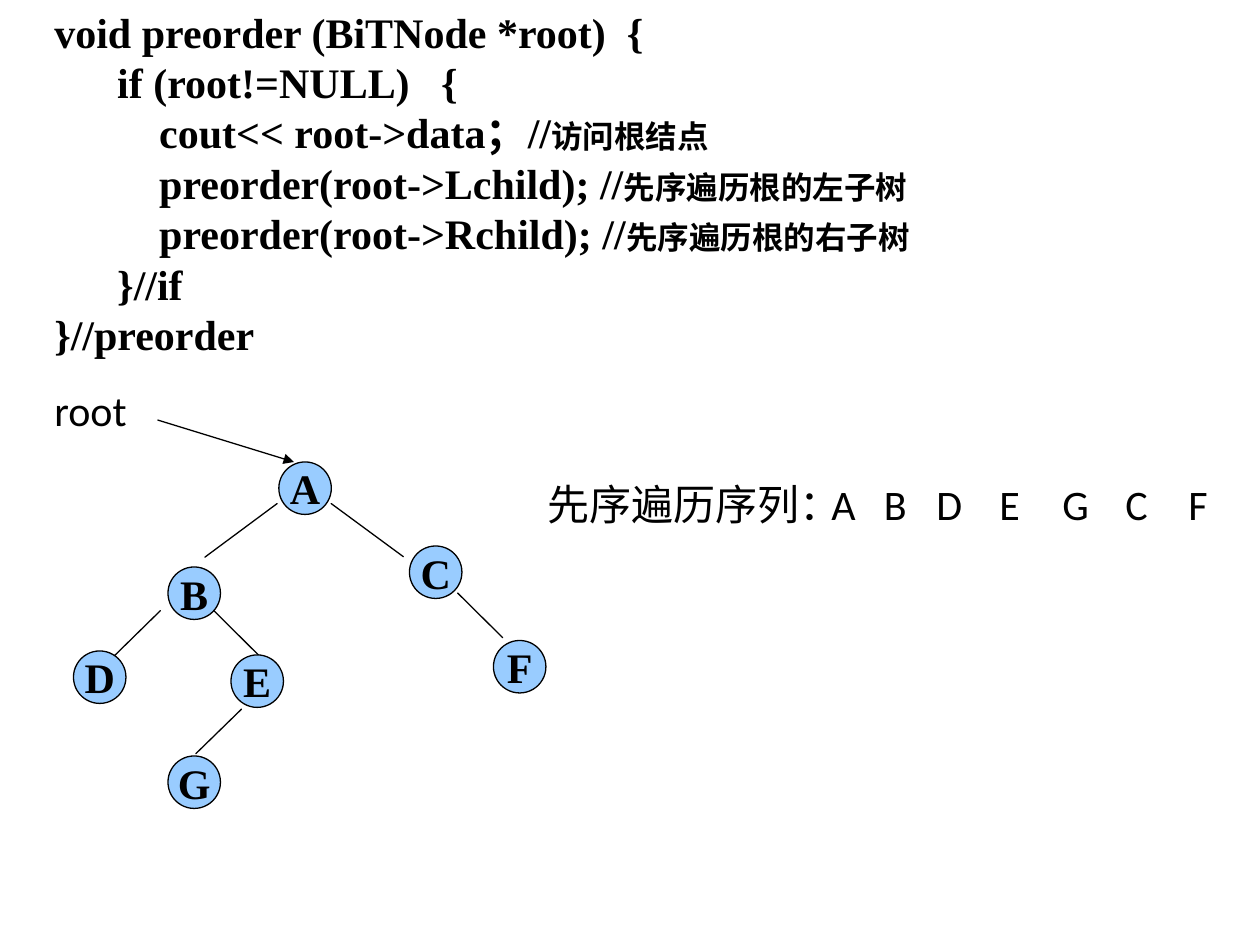
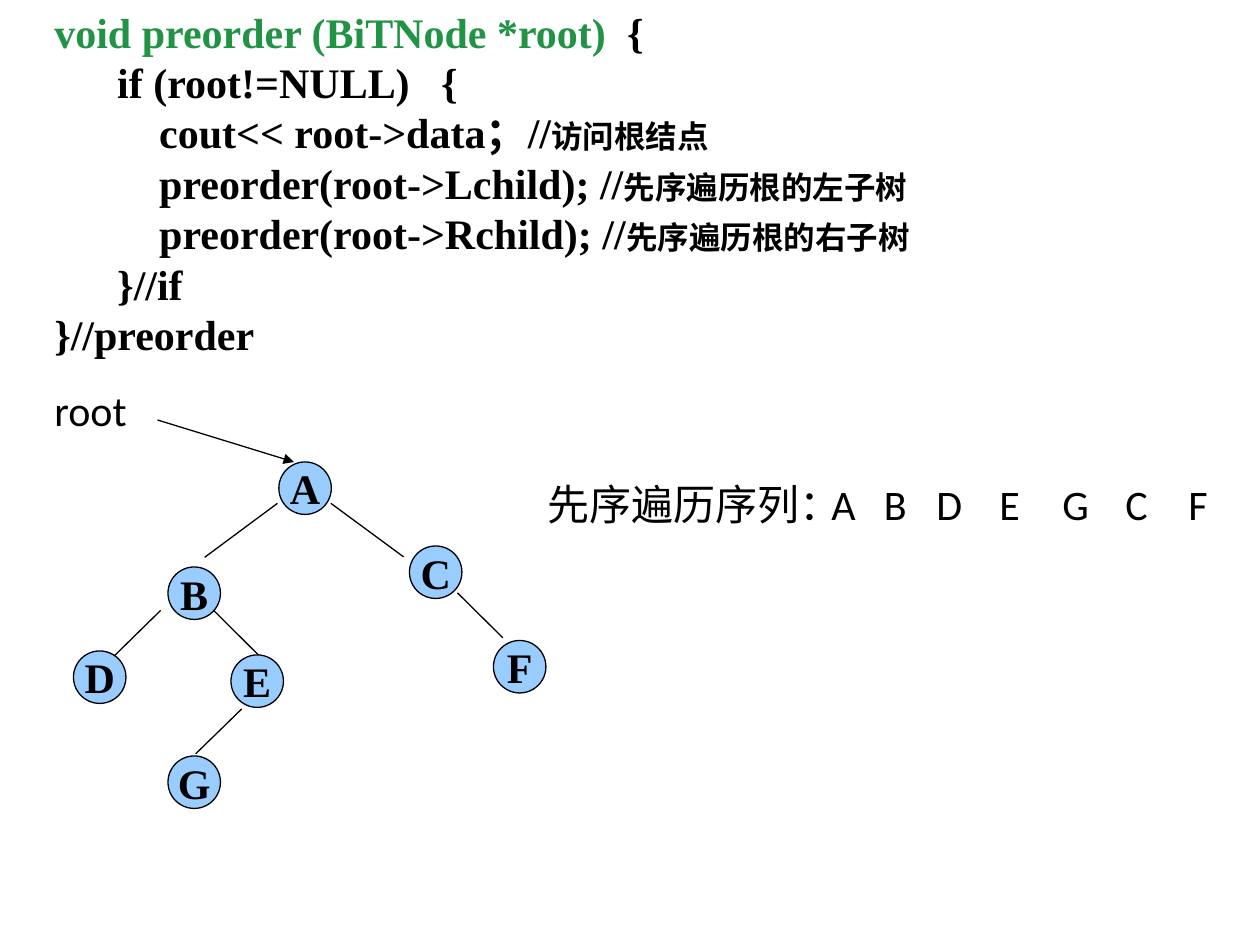
Before and after one commit to Gempittance/Data_Structur_Build, a slide deck: slide 85 of 数据结构PPT/ds6.pptx (slide 68 before the commit). Drawn at 1260x945 pixels with LibreOffice and Linux fonts; fonts in the diff are those of the drawing. Boxes give left, top, right and bottom in pixels: in the first picture for what was removed or moved away, otherwise in the second. Text is boxed around its words. In the diff, an @@ line names an element or a change of style, - is before the commit and + after.

```diff
--- a/数据结构PPT/ds6.pptx
+++ b/数据结构PPT/ds6.pptx
@@ text at [54, 19, 606, 57]: text colour #000000 to #219344 in "void preorder (BiTNode *root)" @@
```
Also in this commit, not shown: 19 other slides changed, 17 slides added.
